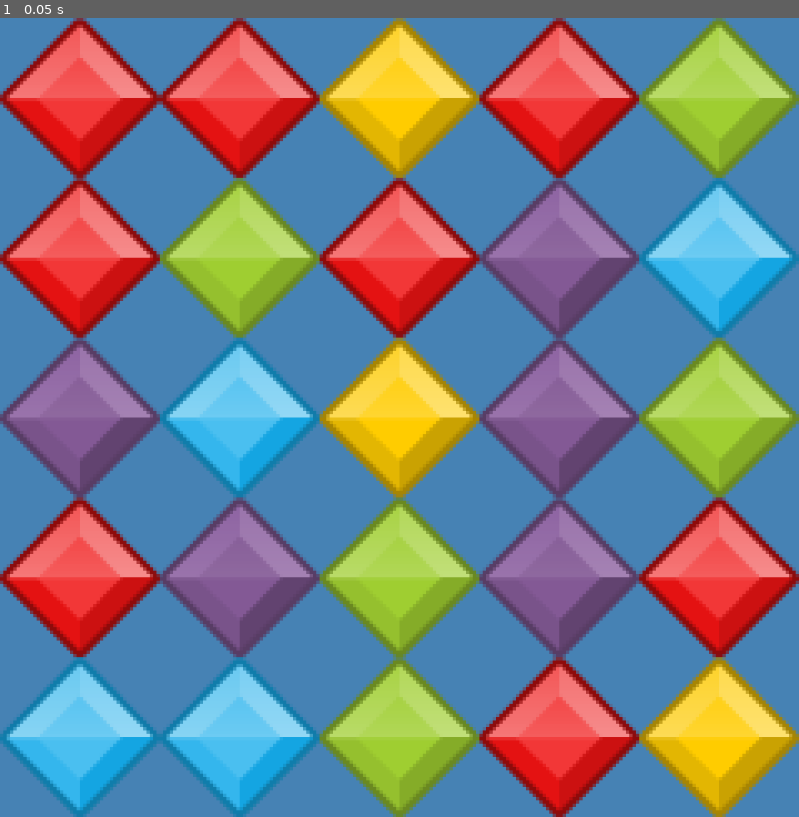
Above: before the commit, frame 1.
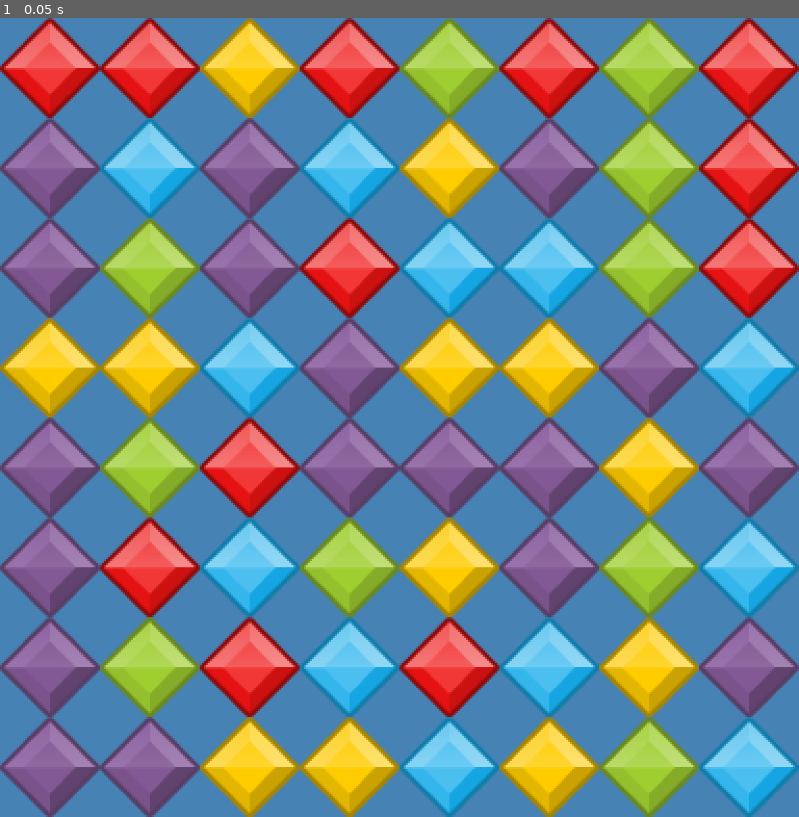
Above: after the commit, the same moment.

Repository: willroberts/begemmed
Game: Godot game, scene res://main.tscn
Two runs of this game, one before a commit and one after it. Both use one fixed random seed, a clock stepped at 60 frames per second and the inputs below.
Inputs:
- Up to frame 1 (0.05 s): no input

The runs differ from the first frame. In frame 1, 78% of the frame differs, in the area x 0-100%, y 0-100%.

Commit message:
Expands grid size

Diff:
--- a/gem.tscn
+++ b/gem.tscn
@@ -7,6 +7,6 @@
 script = ExtResource("1_edvqy")
 
 [node name="Sprite2D" type="Sprite2D" parent="."]
-position = Vector2(96, 96)
-scale = Vector2(4, 4)
+position = Vector2(72, 72)
+scale = Vector2(3, 3)
 texture = ExtResource("1_whk3i")
--- a/grid.gd
+++ b/grid.gd
@@ -2,9 +2,9 @@
 
 var Gem = preload("res://gem.tscn")
 
-var width: int = 5 # columns
-var height: int = 5 # rows
-var gem_size: int = 192 # pixels
+var width: int = 8 # columns
+var height: int = 8 # rows
+var gem_size: int = 144 # pixels
 var gems: Array = []
 
 func _init() -> void:
--- a/project.godot
+++ b/project.godot
@@ -17,8 +17,7 @@
 
 [display]
 
-window/size/viewport_width=960
-window/size/viewport_height=960
+window/size/viewport_height=1152
 
 [rendering]
 
